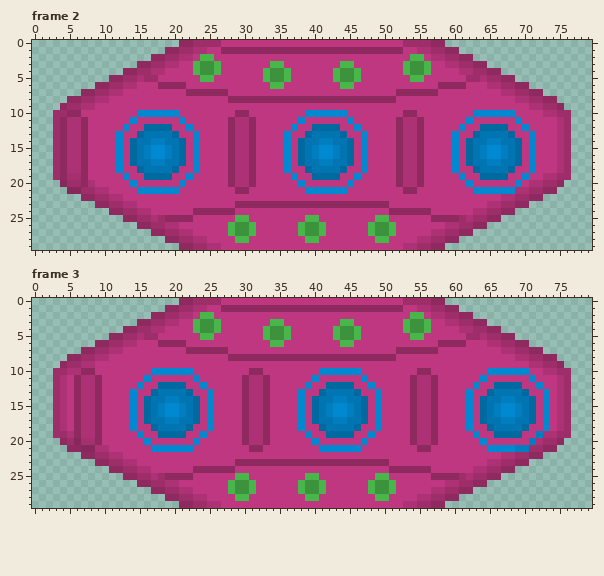
File history of a pixel-art file, source/images/originals/spaceship.aseprite. The picture above is the old version.
80x30 pixels, 12 frames. Colours within 5 levels of each other are drawn and written as one. Shown: frame 2, frame 3. The commit also changed other frames, which this record leaves out.
New version:
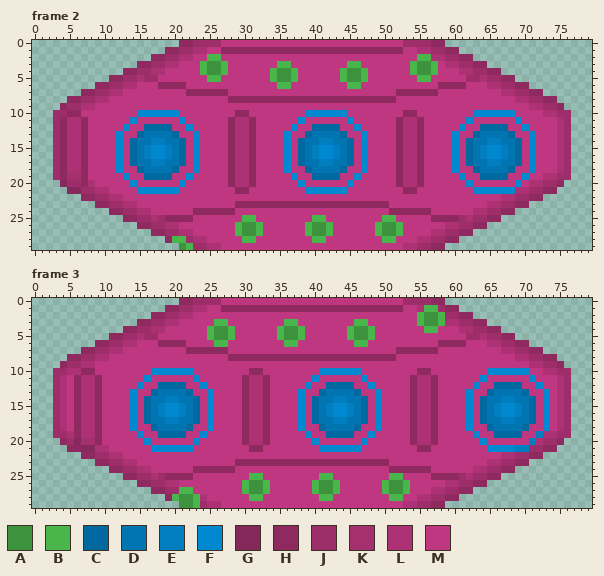
Palette (. is transparent): A #3c923d  B #49b64b  C #006aa0  D #0075b2  E #007ebf  F #0089d0  G #85285b  H #8e2a60  J #9d2e6a  K #a4306f  L #ad3275  M #bf3781
Change:
Frame 2, layer "Studs":
The edit turns colour B into colour A in row 3 at x 26 and 56; in row 4 at x 26, 36, 46 and 56; in row 5 at x 36 and 46; in rows 26 to 27 at x 31, 41 and 51.
The edit turns colour H into colour A in row 29 at x 21.
The edit turns colour A into colour B in row 3 at x 24 and 54; in row 4 at x 24, 34, 44 and 54; in row 5 at x 34 and 44; in rows 26 to 27 at x 29, 39 and 49.
The edit turns colour H into colour B in row 28 at x 20; in row 29 at x 22.
The edit turns colour J into colour B in row 28 at x 21.
The edit turns colour M into colour B in row 2 at x 26 and 56; in row 3 at x 27, 36, 46 and 57; in row 4 at x 27, 37, 47 and 57; in row 5 at x 26, 37, 47 and 56; in row 6 at x 36 and 46; in row 25 at x 31, 41 and 51.
The edit turns colour M into colour B in rows 26 to 27 at x 32, 42 and 52; in row 28 at x 31, 41 and 51.
The edit turns colour B into colour M in row 2 at x 24 and 54; in row 3 at x 23, 34, 44 and 53; in row 4 at x 23, 33, 43 and 53; in row 5 at x 24, 33, 43 and 54; in row 6 at x 34 and 44; in row 25 at x 29, 39 and 49.
The edit turns colour B into colour M in rows 26 to 27 at x 28, 38 and 48; in row 28 at x 29, 39 and 49.
Frame 3, layer "Studs":
The edit turns colour B into colour A in row 3 at x 56; in row 4 at x 26, 36 and 46; in row 5 at x 36 and 46; in rows 26 to 27 at x 31, 41 and 51.
The edit turns colour H into colour A in row 29 at x 21 to 22.
The edit turns colour J into colour A in row 28 at x 21 to 22.
The edit turns colour L into colour A in row 2 at x 57.
The edit turns colour M into colour A in row 2 at x 56; in row 3 at x 57; in row 4 at x 27, 37 and 47; in row 5 at x 26 to 27, 37 and 47; in rows 26 to 27 at x 32, 42 and 52.
The edit turns colour A into colour B in row 3 at x 55; in row 4 at x 25, 35 and 45; in row 5 at x 35 and 45; in rows 26 to 27 at x 30, 40 and 50.
The edit turns colour H into colour B in row 28 at x 20.
The edit turns colour J into colour B in row 1 at x 57; in row 29 at x 23.
The edit turns colour L into colour B in row 1 at x 56; in row 2 at x 58; in row 27 at x 21 to 22; in row 28 at x 23.
The edit turns colour M into colour B in row 3 at x 27, 36 to 37, 46 to 47 and 58; in row 4 at x 28, 38, 48 and 57; in row 5 at x 28, 38 and 48; in row 6 at x 26 to 27, 36 to 37 and 46 to 47; in row 25 at x 31 to 32, 41 to 42 and 51 to 52; in rows 26 to 27 at x 33, 43 and 53.
The edit turns colour M into colour B in row 28 at x 31 to 32, 41 to 42 and 51 to 52.
The edit turns colour A into colour M in row 3 at x 24 to 25 and 54; in row 4 at x 24, 34, 44 and 54 to 55; in row 5 at x 34 and 44; in rows 26 to 27 at x 29, 39 and 49.
The edit turns colour B into colour M in row 2 at x 24 to 25 and 54; in row 3 at x 23, 34 to 35, 44 to 45 and 53; in row 4 at x 23, 33, 43 and 53; in row 5 at x 24, 33, 43 and 54 to 55; in row 6 at x 34 to 35 and 44 to 45; in row 25 at x 29 to 30, 39 to 40 and 49 to 50.
The edit turns colour B into colour M in rows 26 to 27 at x 28, 38 and 48; in row 28 at x 29 to 30, 39 to 40 and 49 to 50.
